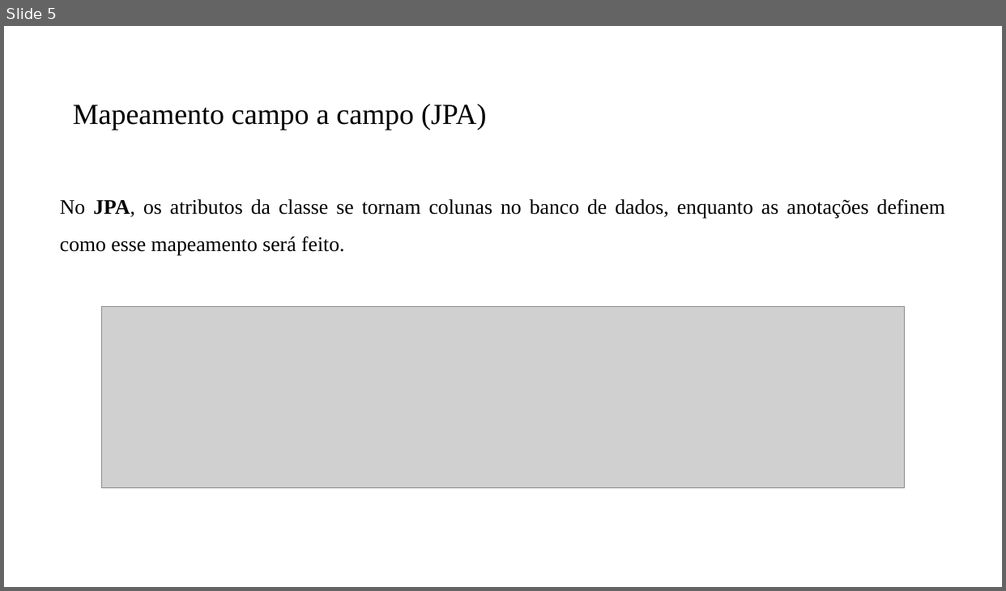
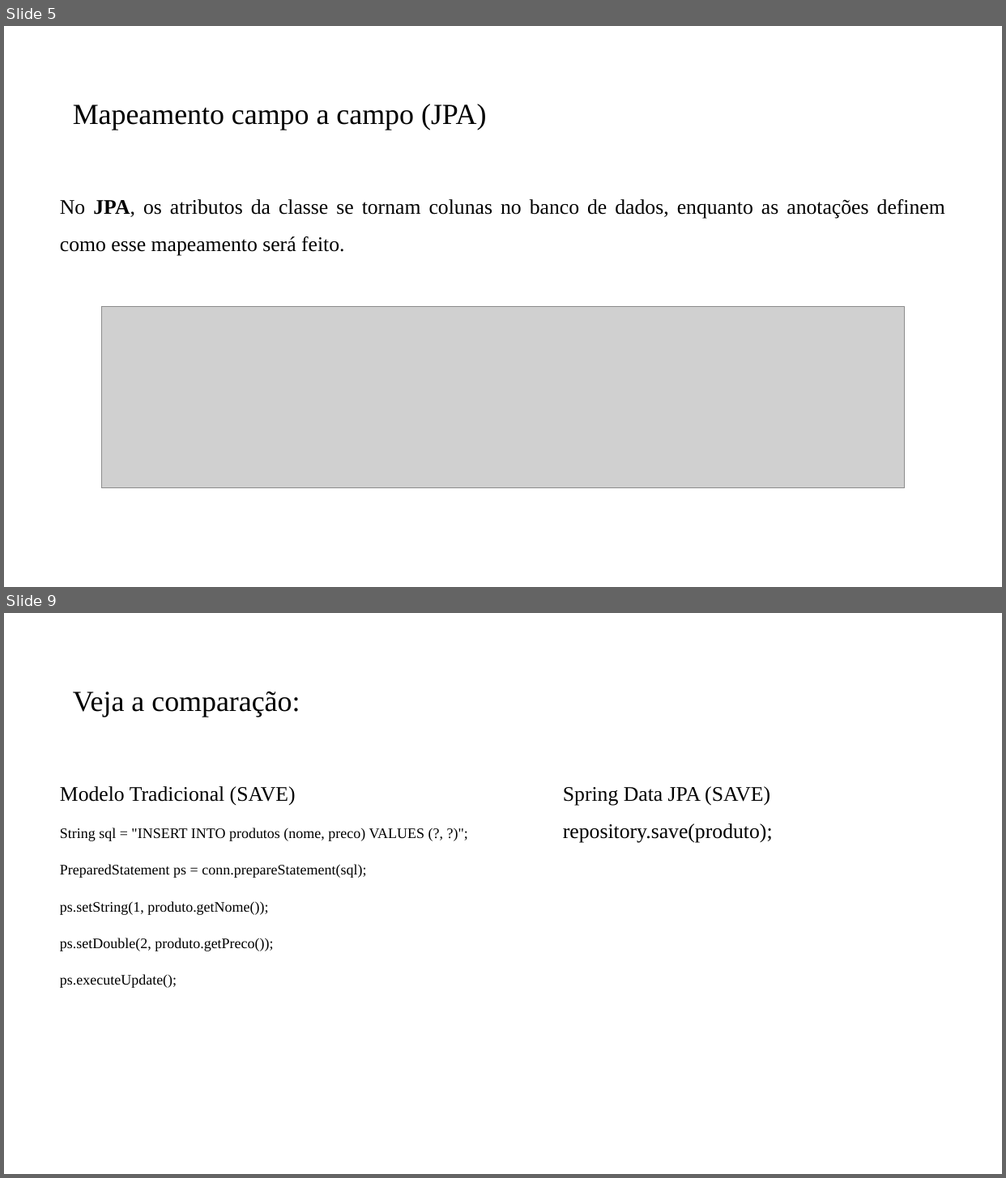
Before and after one commit to PedroMiho/UMC, a slide deck: Projeto de Software e Segurança da Informação - 2026/Projeto de Software/Aula13-BancoDados/Banco de Dados.pptx. Shown one above the other, each under a label of ours: slide 5 before the commit, slides 5 and 9 after it; the slides between them are not shown. The pictures are 1006x591 and 1006x1178 pixels, drawn with LibreOffice and Linux fonts; fonts in the diff are those of the drawing; grey boxes stand for pictures; background and template pictures are left out. Boxes give left, top, right and bottom in pixels: in the first picture for what was removed or moved away, otherwise in the second. Text is boxed around its words. In the diff, an @@ line names an element or a change of style, - is before the commit and + after.

```diff
--- a/Projeto de Software e Segurança da Informação - 2026/Projeto de Software/Aula13-BancoDados/Banco de Dados.pptx
+++ b/Projeto de Software e Segurança da Informação - 2026/Projeto de Software/Aula13-BancoDados/Banco de Dados.pptx
@@ slide 9 added at (4, 613, 1002, 1174), background #FFFFFF @@
@@ title added at (73, 691, 300, 717), 28 pt, text #000000 @@
+Veja a comparação:
@@ text added at (60, 786, 425, 988), 14 pt, text #000000 @@
+Modelo Tradicional (SAVE)
+String sql = "INSERT INTO produtos (nome, preco) VALUES (?, ?)";
+PreparedStatement ps = conn.prepareStatement(sql);
+ps.setString(1, produto.getNome());
+ps.setDouble(2, produto.getPreco());
+ps.executeUpdate();
@@ text added at (563, 786, 773, 842), 20 pt, text #000000 @@
+Spring Data JPA (SAVE)
+repository.save(produto);
```
Also in this commit, not shown: 1 slide changed, 3 other slides added, 1 slide removed.
